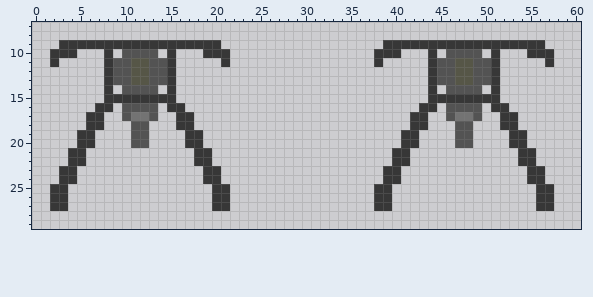
File history of a pixel-art sprite, assets/textures/burner_mining_drill.png. Above: the version before the commit.
The file is 64x32 pixels. Shown: x 0..60, y 7..29. The old version is drawn lined up with the new one.
New version:
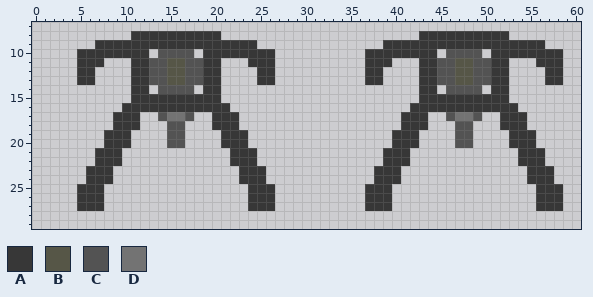
Palette (. is transparent): A #373737  B #565647  C #535353  D #737373
From old to new:
whole drawing moved by -2,+0 (the old picture is shown already moved)
y 8: x 11..20 .......... -> AAAAAAAAAA; x 43..52 .......... -> AAAAAAAAAA
y 9: x 3..6 AAAA -> ....; x 21..24 .... -> AAAA
y 10: x 2..7 AAA... -> ...AAA; x 9..17 .CCCC.A.. -> AAAA.CCCC; x 22..26 ..... -> AAAAA; x 37 . -> A; x 41..43 ... -> AAA; x 52..54 ... -> AAA; x 58 . -> A
y 11: x 2 A -> .; x 5..12 ...ACCBB -> AAA...AA; x 15..21 A.....A -> BBCCAA.; x 24..26 ... -> AAA; x 37 . -> A; x 39 . -> A; x 43 . -> A; x 52 . -> A; x 56 . -> A; x 58 . -> A
y 12..13: x 5..6 .. -> AA; x 8..12 ACCBB -> ...AA; x 15..20 A..... -> BBCCAA; x 25..26 .. -> AA; x 37..38 .. -> AA; x 43 . -> A; x 52 . -> A; x 57..58 .. -> AA
y 14: x 8 A -> .; x 10..17 CCCC.A.. -> .AA.CCCC; x 19..20 .. -> AA; x 43 . -> A; x 52 . -> A
y 15: x 8..10 AAA -> ...; x 16..20 ..... -> AAAAA; x 43 . -> A; x 52 . -> A
y 16: x 7..8 AA -> ..; x 10..14 CCCC. -> AAAAA; x 17..21 ..... -> AAAAA; x 42 . -> A; x 45..50 .CCCC. -> AAAAAA; x 53 . -> A
y 17: x 6..7 AA -> ..; x 9..17 .CDDC..AA -> AAA..CDDC; x 20..22 ... -> AAA; x 41 . -> A; x 54 . -> A
y 18: x 6..7 AA -> ..; x 9..12 ..CC -> AAA.; x 15..17 .AA -> CC.; x 20..22 ... -> AAA; x 41 . -> A; x 54 . -> A
y 19..20: x 5..6 AA -> ..; x 8..12 ...CC -> AAA..; x 15..18 ..AA -> CC..; x 21..23 ... -> AAA; x 40 . -> A; x 55 . -> A
y 21..22: x 4..5 AA -> ..; x 7..9 ... -> AAA; x 18..19 AA -> ..; x 22..24 ... -> AAA; x 39 . -> A; x 56 . -> A
y 23..24: x 3..4 AA -> ..; x 6..8 ... -> AAA; x 19..20 AA -> ..; x 23..25 ... -> AAA; x 38 . -> A; x 57 . -> A
y 25..27: x 2..3 AA -> ..; x 5..7 ... -> AAA; x 20..21 AA -> ..; x 24..26 ... -> AAA; x 37 . -> A; x 58 . -> A
Boxes around the changes in both pictures, in picture pixels (x1, y1, x2, y2):
changed: (50, 31, 275, 211)
changed: (365, 31, 563, 211)
